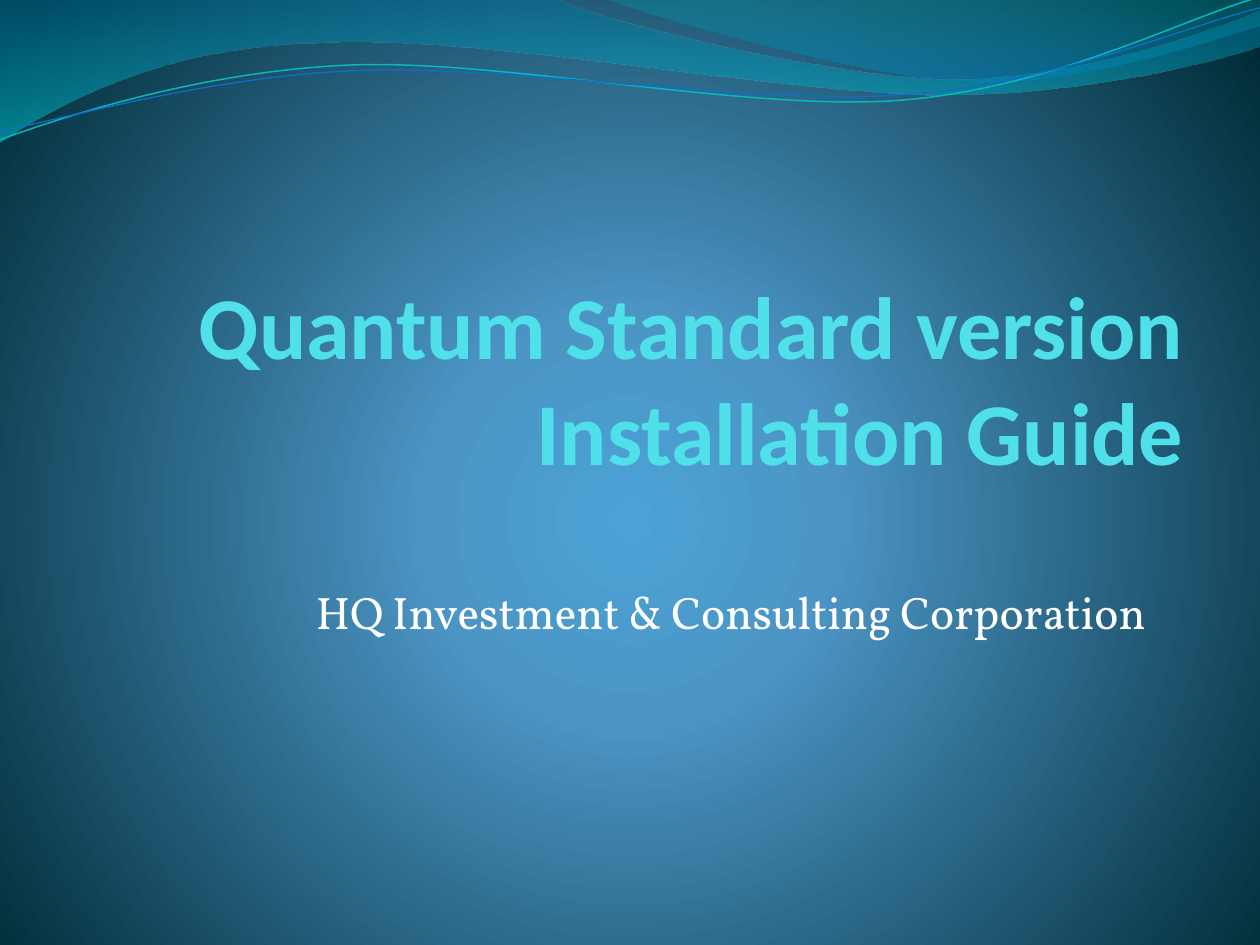
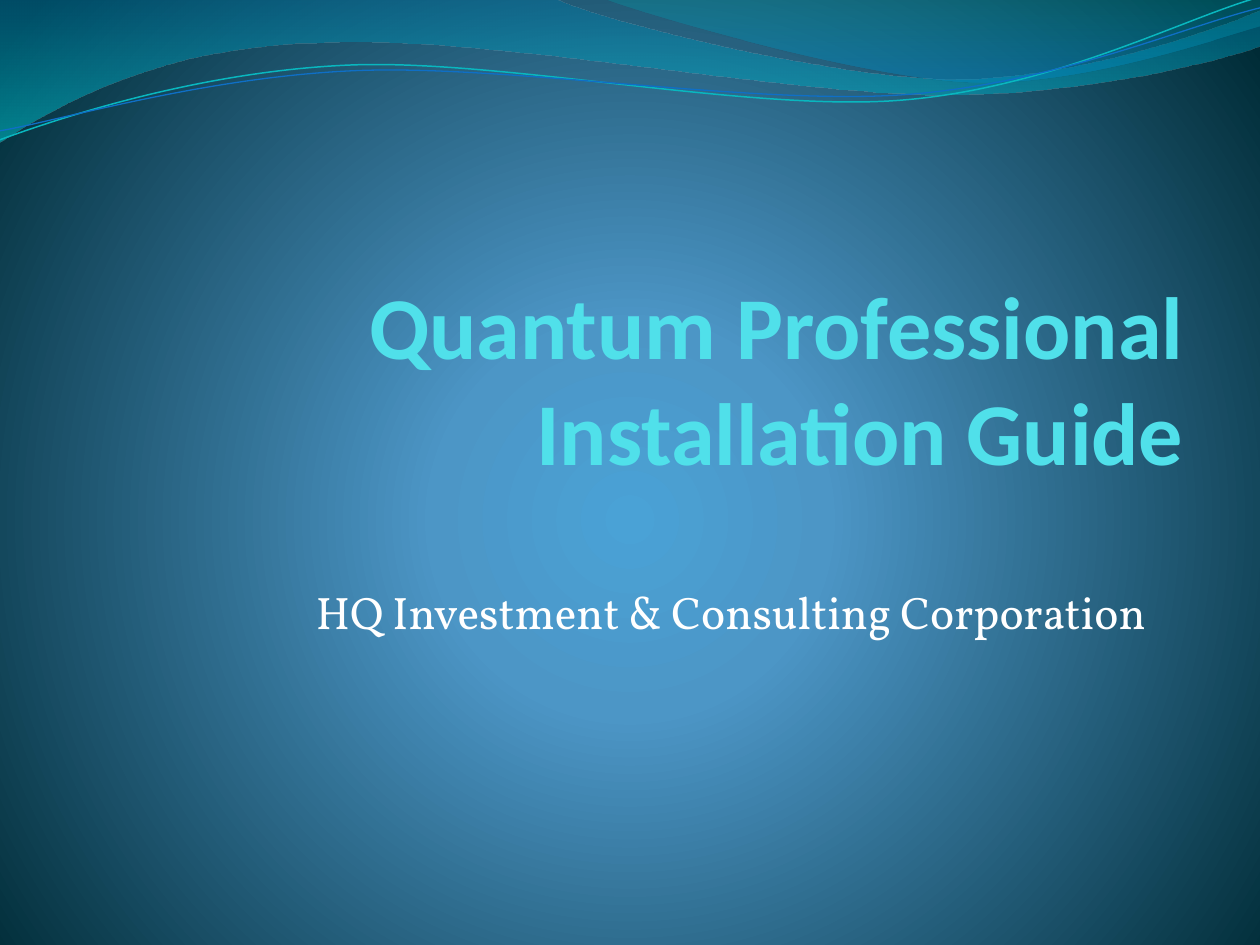
Before and after one commit to oghenez/trade-software, a slide deck: slide 1 of Documentation/User Guide/Quantum Installation Guide 1.0.pptx. Drawn at 1260x945 pixels with LibreOffice and Linux fonts; fonts in the diff are those of the drawing. Boxes give left, top, right and bottom in pixels: in the first picture for what was removed or moved away, otherwise in the second. Text is boxed around its words. In the diff, an @@ line names an element or a change of style, - is before the commit and + after.

```diff
--- a/Documentation/User Guide/Quantum Installation Guide 1.0.pptx
+++ b/Documentation/User Guide/Quantum Installation Guide 1.0.pptx
@@ title at (x1=369, y1=285, x2=1184, y2=466): text changed @@
-Quantum Standard version
-Installation Guide
+Quantum Professional
+Installation Guide
```
Also in this commit, not shown: 7 other files.
